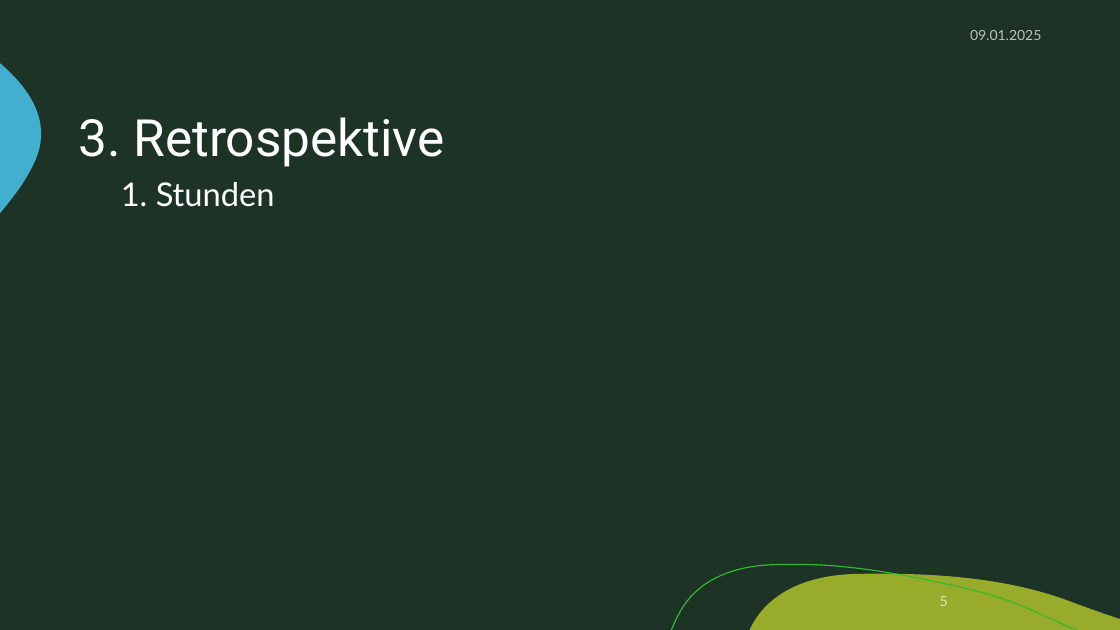
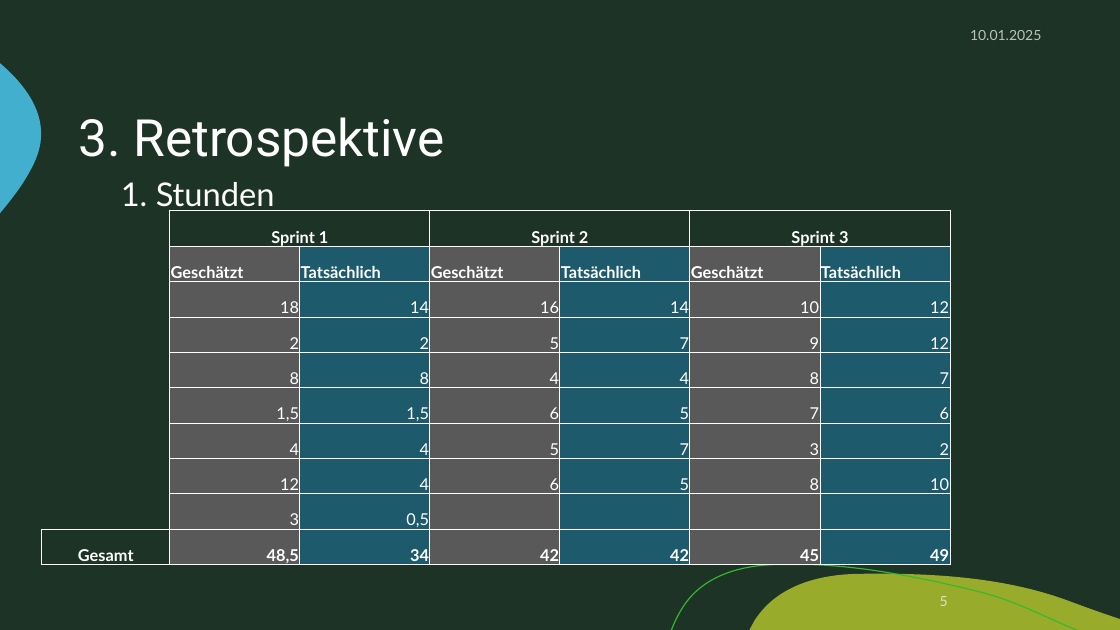
Before and after one commit to zIExpantion/ZumGelbenBach, a slide deck: slide 5 of Dokumente/Sprint-Backlog/Sprint-Backlog3.pptx. Drawn at 1120x630 pixels with LibreOffice and Linux fonts; fonts in the diff are those of the drawing; background and template pictures are left out. Boxes give left, top, right and bottom in pixels: in the first picture for what was removed or moved away, otherwise in the second. Text is boxed around its words. In the diff, an @@ line names an element or a change of style, - is before the commit and + after.

```diff
--- a/Dokumente/Sprint-Backlog/Sprint-Backlog3.pptx
+++ b/Dokumente/Sprint-Backlog/Sprint-Backlog3.pptx
@@ text at [970, 30, 1041, 40]: text changed @@
-09.01.2025
+10.01.2025
@@ table added at [170, 210, 951, 569], 10 rows, 6 columns @@
+Sprint 1 |  | Sprint 2 |  | Sprint 3 | 
+Geschätzt | Tatsächlich | Geschätzt | Tatsächlich | Geschätzt | Tatsächlich
+18 | 14 | 16 | 14 | 10 | 12
+2 | 2 | 5 | 7 | 9 | 12
+8 | 8 | 4 | 4 | 8 | 7
+1,5 | 1,5 | 6 | 5 | 7 | 6
+4 | 4 | 5 | 7 | 3 | 2
+12 | 4 | 6 | 5 | 8 | 10
+3 | 0,5 |  |  |  | 
+48,5 | 34 | 42 | 42 | 45 | 49
@@ table added at [42, 529, 170, 569], 1 rows, 1 columns @@
+Gesamt
```
Also in this commit, not shown: 16 other slides changed, 4 slides added, 1 other file.
